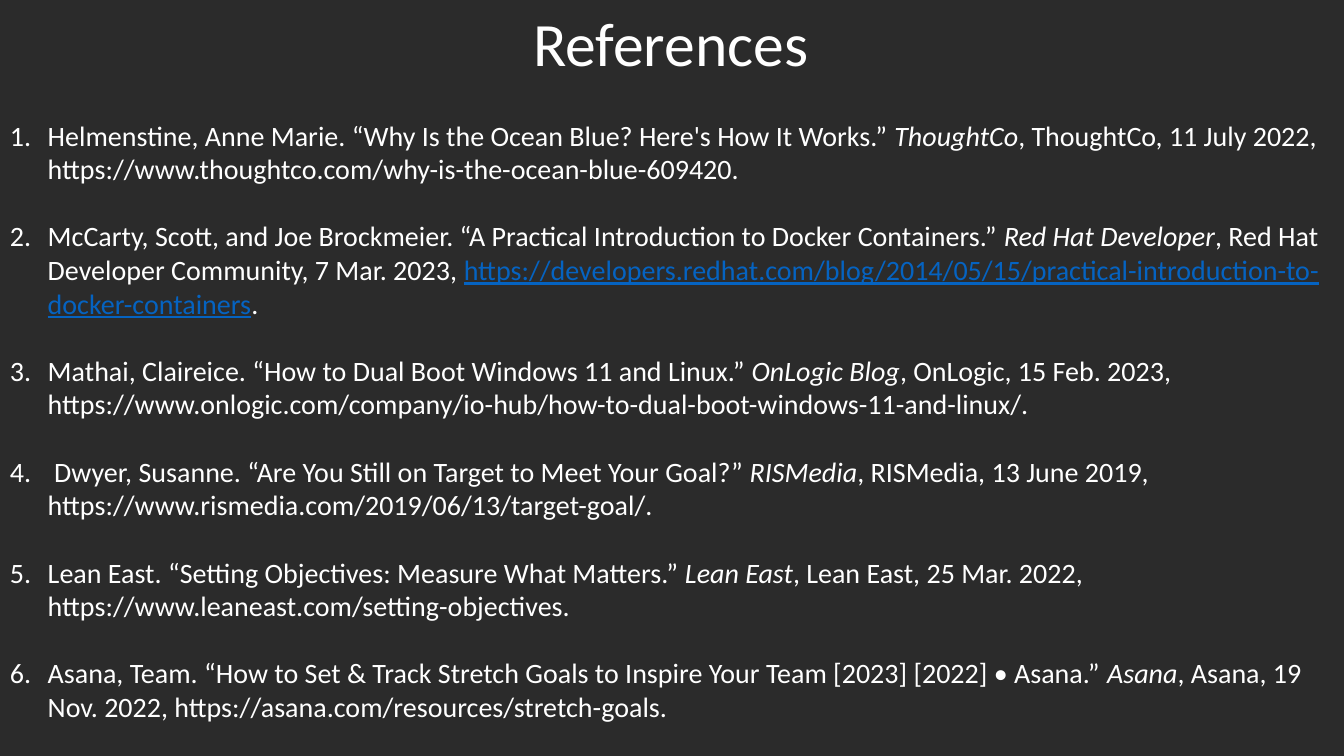
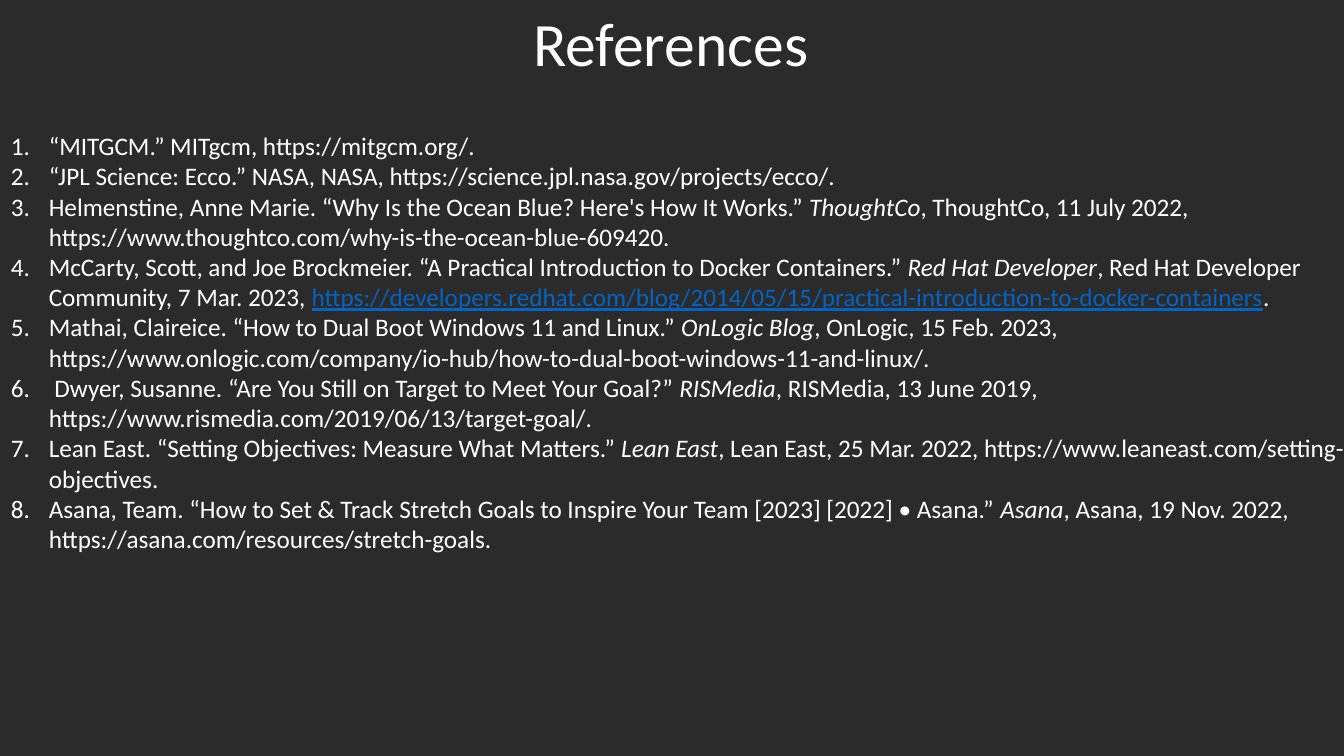
Before and after one commit to JCam98/MITgcm-solver, a slide deck: slide 11 of deliverables/project_overview.pptx (slide 9 before the commit). Drawn at 1344x756 pixels with LibreOffice and Linux fonts; fonts in the diff are those of the drawing; background and template pictures are left out; a plain dark background stands for a picture behind light text. Boxes give left, top, right and bottom in pixels: in the first picture for what was removed or moved away, otherwise in the second. Text is boxed around its words. In the diff, an @@ line names an element or a change of style, - is before the commit and + after.

```diff
--- a/deliverables/project_overview.pptx
+++ b/deliverables/project_overview.pptx
@@ text "“MITGCM.” MITgcm, https://mitgcm.org/.": place and size @@
-text "“MITGCM.” MITgcm, https://mitgcm.org/." at [48,126,1319,722]
+text "“MITGCM.” MITgcm, https://mitgcm.org/." at [49,137,1343,553]
@@ text at [49,137,835,190]: paragraphs added @@
+1. “MITGCM.” MITgcm, https://mitgcm.org/.
+2. “JPL Science: Ecco.” NASA, NASA, https://science.jpl.nasa.gov/projects/ecco/.
@@ text at [49,198,1343,553]: size 20 to 18 pt in "Helmenstine, Anne Marie. “Why Is the Ocean ...", "McCarty, Scott, and Joe Brockmeier. “A Practical ...", "Mathai, Claireice. “How to Dual Boot Windows ...", "Dwyer, Susanne. “Are You Still on Target ..." and 2 more places @@
```
Also in this commit, not shown: 4 other slides changed, 3 slides added, 1 slide removed, 21 other files.
